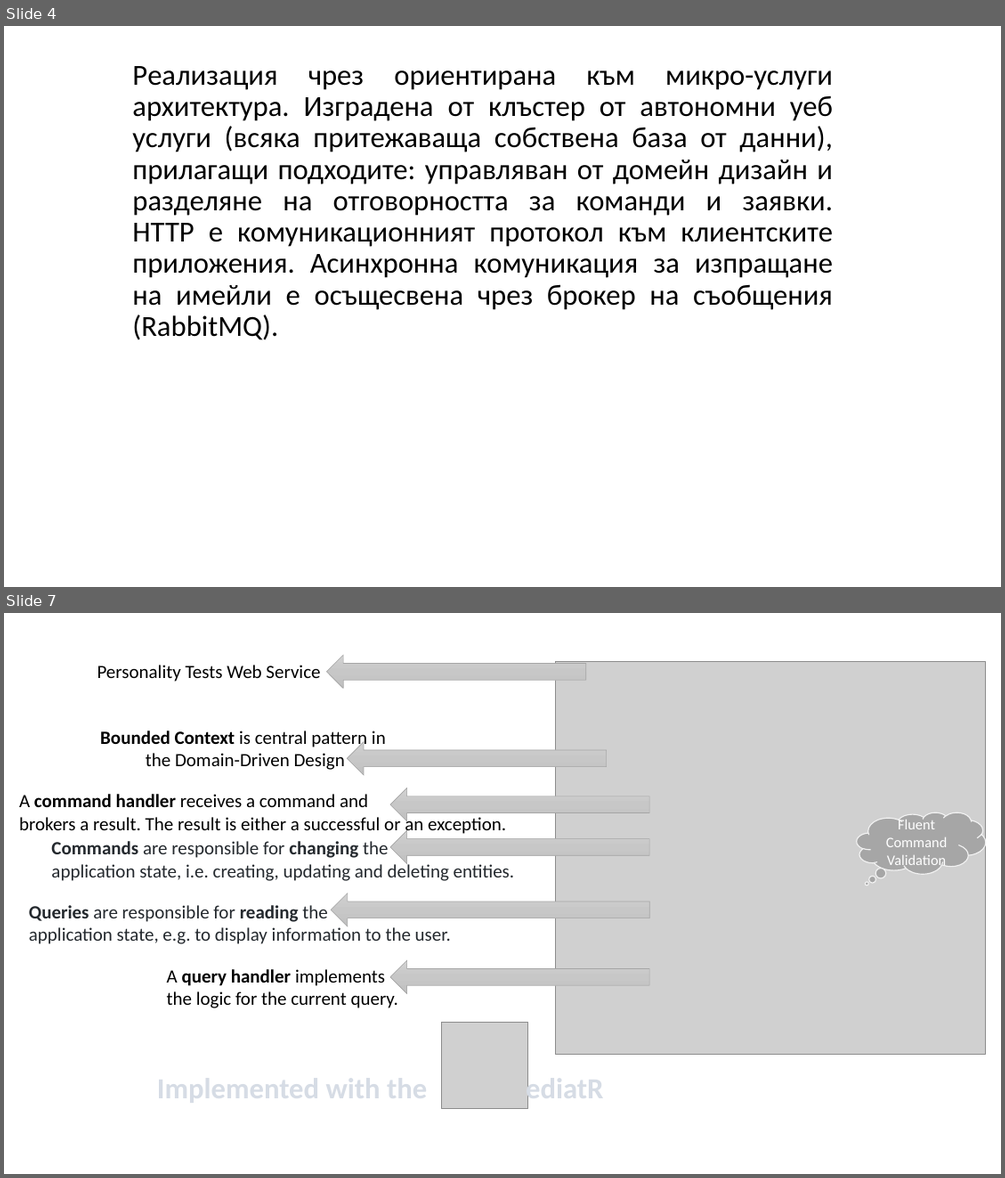
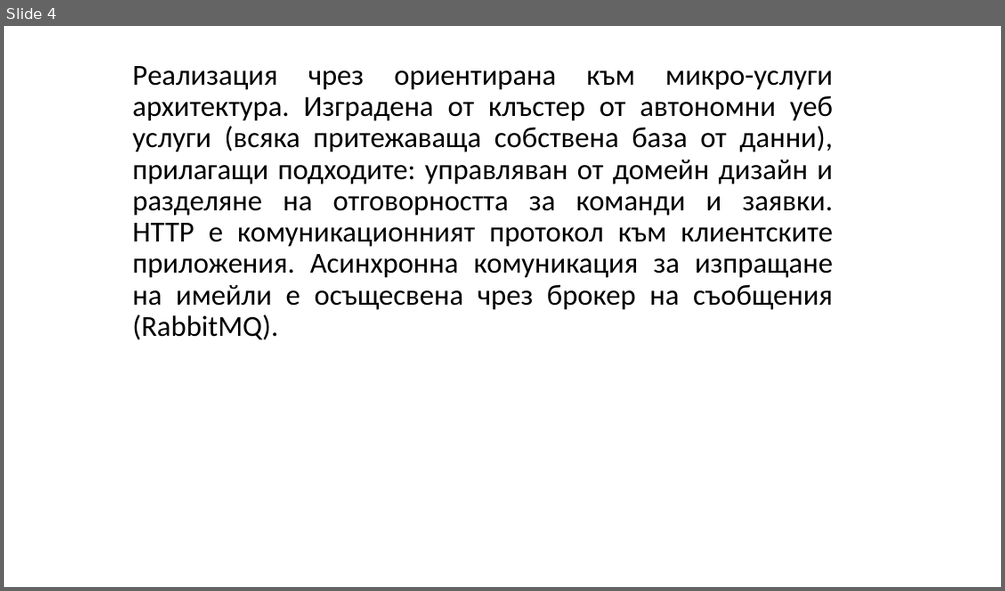
Before and after one commit to profjordanov/doctorate, a slide deck: article/present/uevarna.pptx. Shown one above the other, each under a label of ours: slides 4 and 7 before the commit, slide 4 after it; the slides between them are not shown. The pictures are 1005x1178 and 1005x591 pixels, drawn with LibreOffice and Linux fonts; fonts in the diff are those of the drawing; grey boxes stand for pictures; background and template pictures are left out. Boxes give left, top, right and bottom in pixels: in the first picture for what was removed or moved away, otherwise in the second. Text is boxed around its words. In the diff, an @@ line names an element or a change of style, - is before the commit and + after.

```diff
--- a/article/present/uevarna.pptx
+++ b/article/present/uevarna.pptx
@@ slide 7 removed at [4, 613, 1001, 1174], background #FFFFFF @@
@@ text removed at [97, 665, 320, 682] @@
-Personality Tests Web Service
@@ left arrow removed at [327, 655, 587, 688] @@
@@ picture removed at [556, 662, 985, 1054] @@
@@ text removed at [100, 730, 386, 770] @@
-Bounded Context is central pattern in
-the Domain-Driven Design
@@ left arrow removed at [348, 742, 607, 774] @@
@@ text removed at [19, 794, 506, 835] @@
-A command handler receives a command and
-brokers a result. The result is either a successful or an exception.
@@ left arrow removed at [390, 788, 650, 821] @@
@@ thought cloud removed at [857, 812, 986, 874] @@
-Fluent Command Validation
@@ text removed at [51, 841, 515, 881] @@
-Commands are responsible for changing the
-application state, i.e. creating, updating and deleting entities.
@@ left arrow removed at [390, 831, 650, 863] @@
@@ text removed at [29, 905, 451, 944] @@
-Queries are responsible for reading the
-application state, e.g. to display information to the user.
@@ left arrow removed at [331, 893, 649, 926] @@
@@ text removed at [167, 969, 398, 1008] @@
-A query handler implements
-the logic for the current query.
@@ left arrow removed at [390, 960, 650, 993] @@
@@ picture removed at [442, 1022, 528, 1109] @@
@@ text removed at [157, 1074, 603, 1105] @@
-Implemented with the ediatR
```
Also in this commit, not shown: 2 slides changed, 6 slides added, 11 other slides removed, 1 other file.
